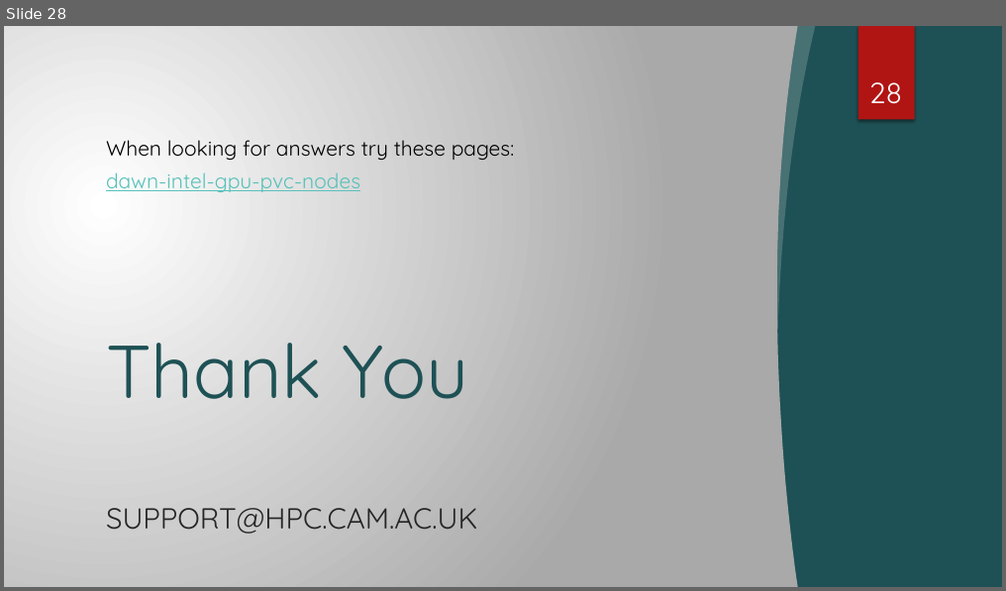
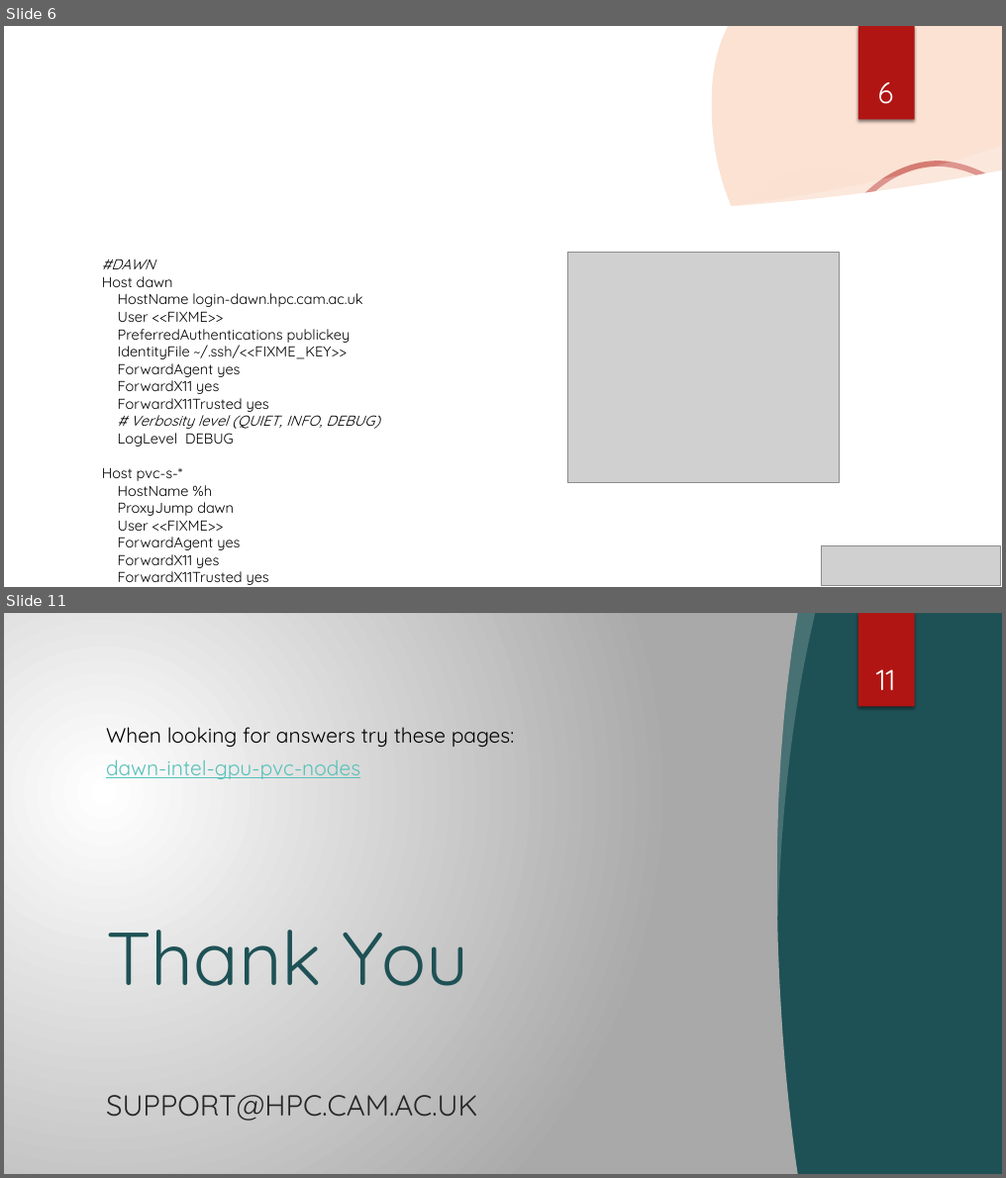
Before and after one commit to RSE-Cambridge/Intro-to-Dawn, a slide deck: Part3-PythonEnvironments/Slides/PyEnvs_onDAWN.pptx. Shown one above the other, each under a label of ours: slide 28 before the commit, slides 6 and 11 after it; the slides between them are not shown. The pictures are 1006x591 and 1006x1178 pixels, drawn with LibreOffice and Linux fonts; fonts in the diff are those of the drawing; grey boxes stand for pictures; background and template pictures are left out. Boxes give left, top, right and bottom in pixels: in the first picture for what was removed or moved away, otherwise in the second. Text is boxed around its words. In the diff, an @@ line names an element or a change of style, - is before the commit and + after.

```diff
--- a/Part3-PythonEnvironments/Slides/PyEnvs_onDAWN.pptx
+++ b/Part3-PythonEnvironments/Slides/PyEnvs_onDAWN.pptx
@@ slide 6 added at [4, 26, 1002, 587], background picture (left out); not listed: 1 template element that a slide beside it also shows @@
@@ freeform shape added at [712, 26, 1002, 408], fill #F4A16F at 30% opacity @@
@@ rectangle added at [858, 26, 915, 120], fill #B01513 @@
@@ page number added at [878, 82, 894, 104], 28 pt, text #FFFFFF @@
+6
@@ freeform shape added at [4, 171, 1002, 587], fill #FFFFFF @@
@@ ellipse added at [709, 163, 939, 393], fill gradient #F3F3F3 @@
@@ freeform shape added at [718, 146, 1002, 213], fill #FFFFFF at 20% opacity @@
@@ freeform shape added at [810, 164, 1002, 587], outline #B01513 5.5 pt @@
@@ text added at [102, 259, 379, 585], 13.9 pt, text #000000 @@
+#DAWN
+Host dawn
+HostName login-dawn.hpc.cam.ac.uk
+User <<FIXME>>
+PreferredAuthentications publickey
+IdentityFile ~/.ssh/<<FIXME_KEY>>
+ForwardAgent yes
+ForwardX11 yes
+ForwardX11Trusted yes
+# Verbosity level (QUIET, INFO, DEBUG)
+LogLevel DEBUG
+Host pvc-s-*
+HostName %h
+ProxyJump dawn
+User <<FIXME>>
+ForwardAgent yes
+ForwardX11 yes
+ForwardX11Trusted yes
@@ picture added at [567, 252, 839, 482] @@
@@ title added at [194, 342, 347, 360], 42 pt, text #FFFFFF @@
+2. Creating a ssh config file
@@ picture added at [822, 547, 1001, 586] @@
@@ what was slide 28 is now slide 11 @@
@@ page number at [876, 669, 896, 690]: text changed @@
-28
+11
```
Also in this commit, not shown: 3 slides changed, 6 other slides added, 24 slides removed, 1 other file.
